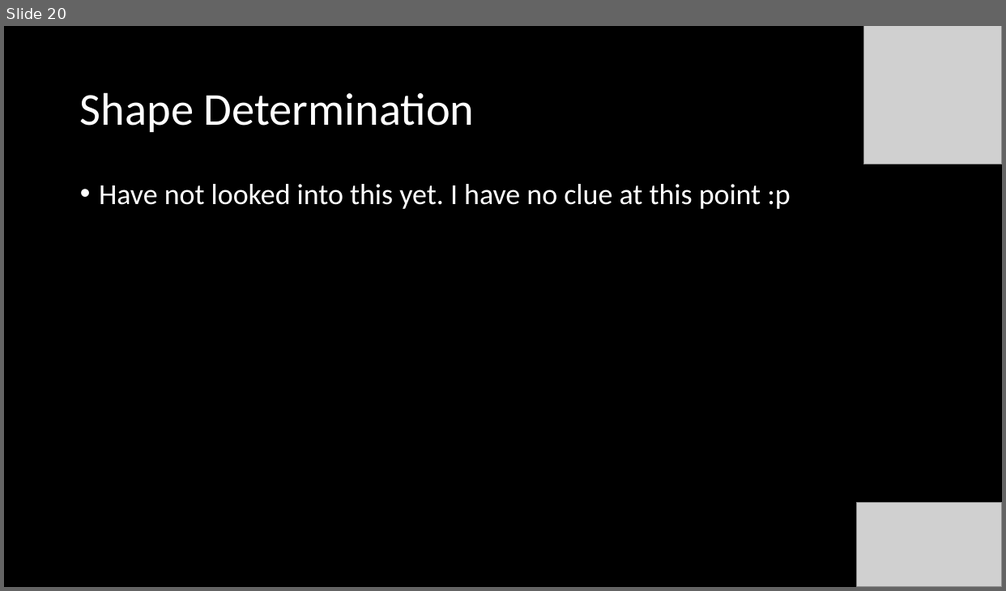
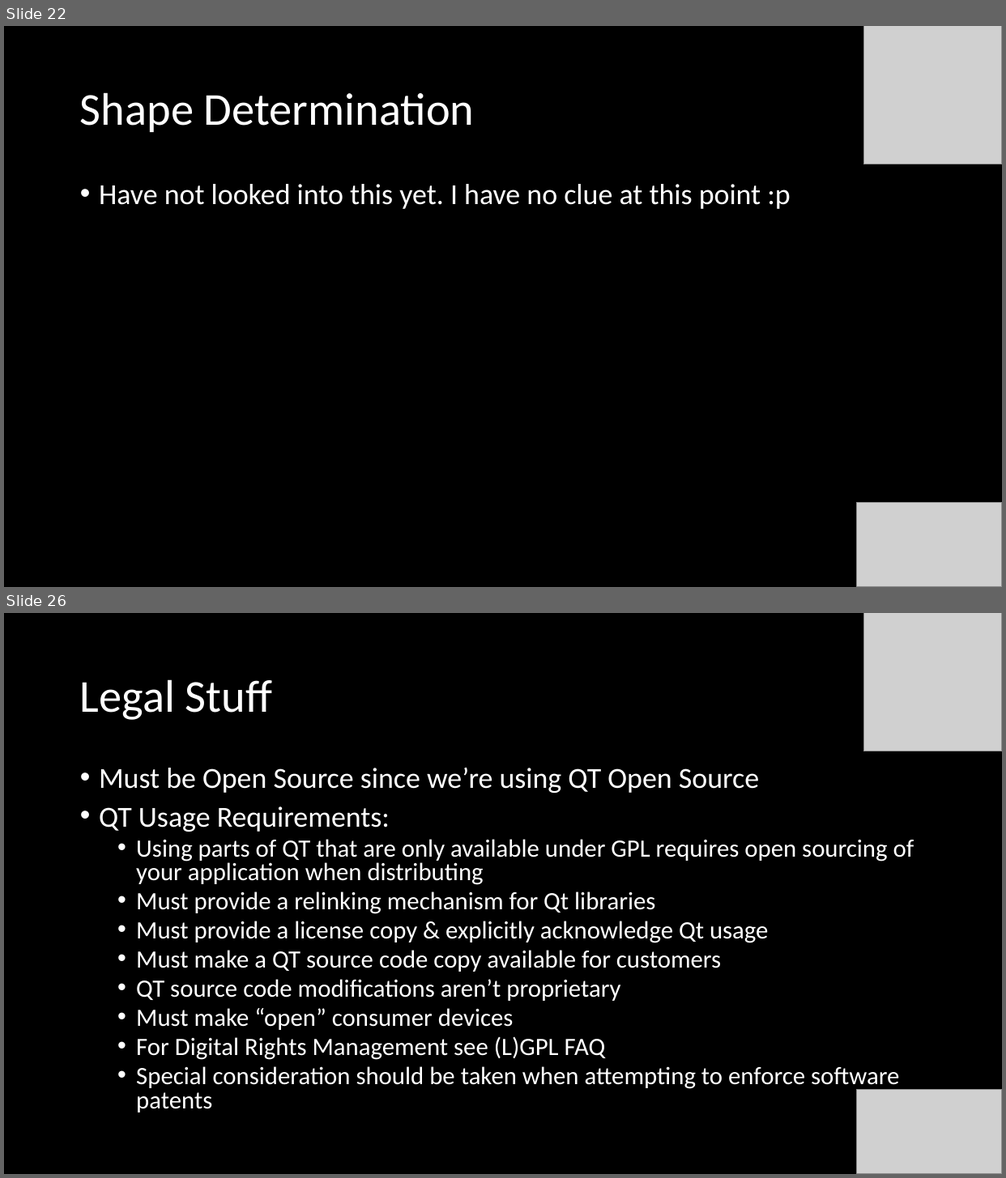
Before and after one commit to henry-valentine/COMPASS, a slide deck: documentation/COMPASS Project Status Document.pptx. Shown one above the other, each under a label of ours: slide 20 before the commit, slides 22 and 26 after it; the slides between them are not shown. The pictures are 1006x591 and 1006x1178 pixels, drawn with LibreOffice and Linux fonts; fonts in the diff are those of the drawing; grey boxes stand for pictures. Boxes give left, top, right and bottom in pixels: in the first picture for what was removed or moved away, otherwise in the second. Text is boxed around its words. In the diff, an @@ line names an element or a change of style, - is before the commit and + after.

Commit message:
Several Documentation changes. Renamed several items in the code. Some code structure modifications.

```diff
--- a/documentation/COMPASS Project Status Document.pptx
+++ b/documentation/COMPASS Project Status Document.pptx
@@ slide 26 added at (4, 613, 1002, 1174), background #000000 @@
@@ picture added at (863, 613, 1002, 752) @@
@@ title added at (80, 679, 272, 720), 44 pt, text #FFFFFF @@
+Legal Stuff
@@ text added at (99, 767, 914, 1113), 24 pt, text #FFFFFF @@
+• Must be Open Source since we’re using QT Open Source
+• QT Usage Requirements:
+  • Using parts of QT that are only available under GPL requires open sourcing of your application when distributing
+  • Must provide a relinking mechanism for Qt libraries
+  • Must provide a license copy & explicitly acknowledge Qt usage
+  • Must make a QT source code copy available for customers
+  • QT source code modifications aren’t proprietary
+  • Must make “open” consumer devices
+  • For Digital Rights Management see (L)GPL FAQ
+  • Special consideration should be taken when attempting to enforce software patents
@@ picture added at (857, 1090, 1002, 1174) @@
@@ what was slide 20 is now slide 22 @@
```
Also in this commit, not shown: 8 slides changed, 5 other slides added, 12 other files.
